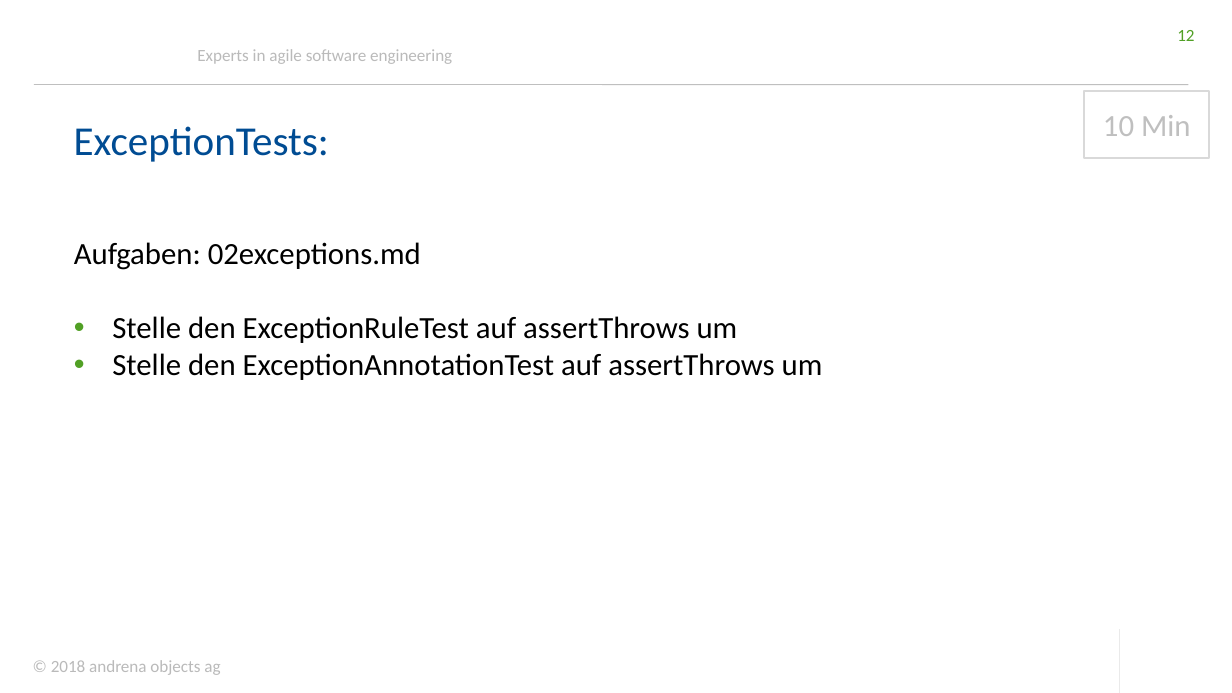
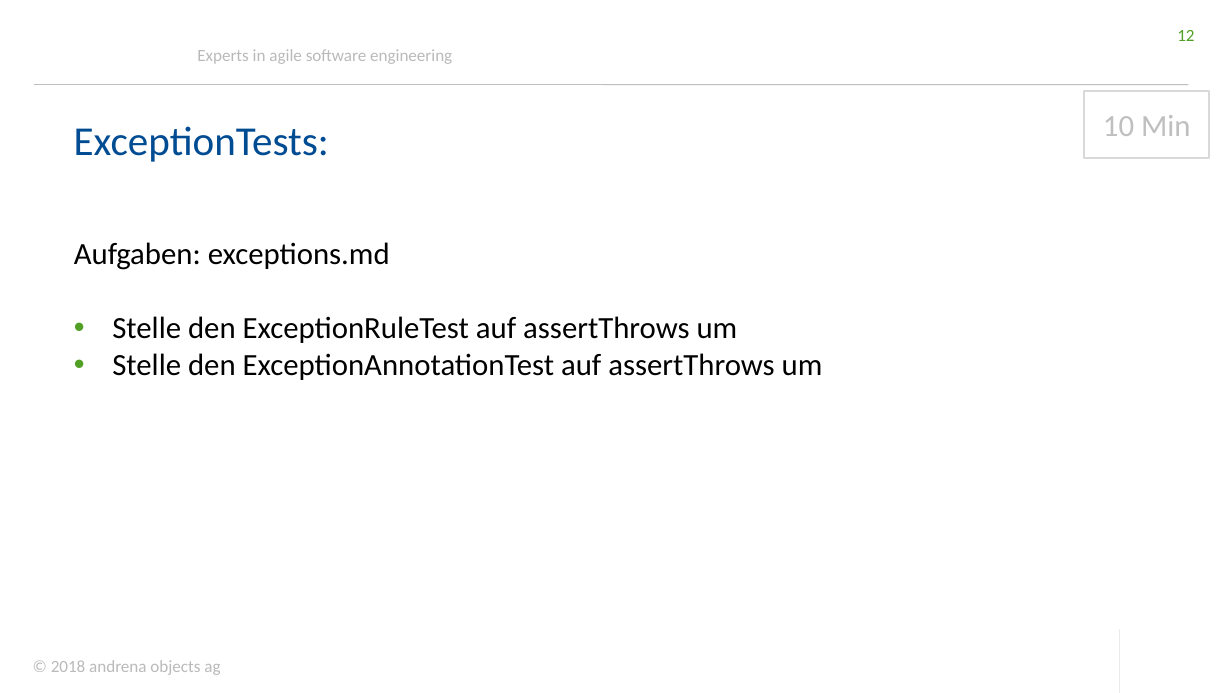
Before and after one commit to andrena/junit5-workshop-et-ka-2018, a slide deck: slide 12 of files/Folien.pptx. Drawn at 1232x693 pixels with LibreOffice and Linux fonts; fonts in the diff are those of the drawing; background and template pictures are left out. Boxes give left, top, right and bottom in pixels: in the first picture for what was removed or moved away, otherwise in the second. Text is boxed around its words. In the diff, an @@ line names an element or a change of style, - is before the commit and + after.

```diff
--- a/files/Folien.pptx
+++ b/files/Folien.pptx
@@ text at bbox=[74, 242, 390, 270]: text changed @@
-Aufgaben: 02exceptions.md
+Aufgaben: exceptions.md
```
Also in this commit, not shown: 10 other slides changed.
